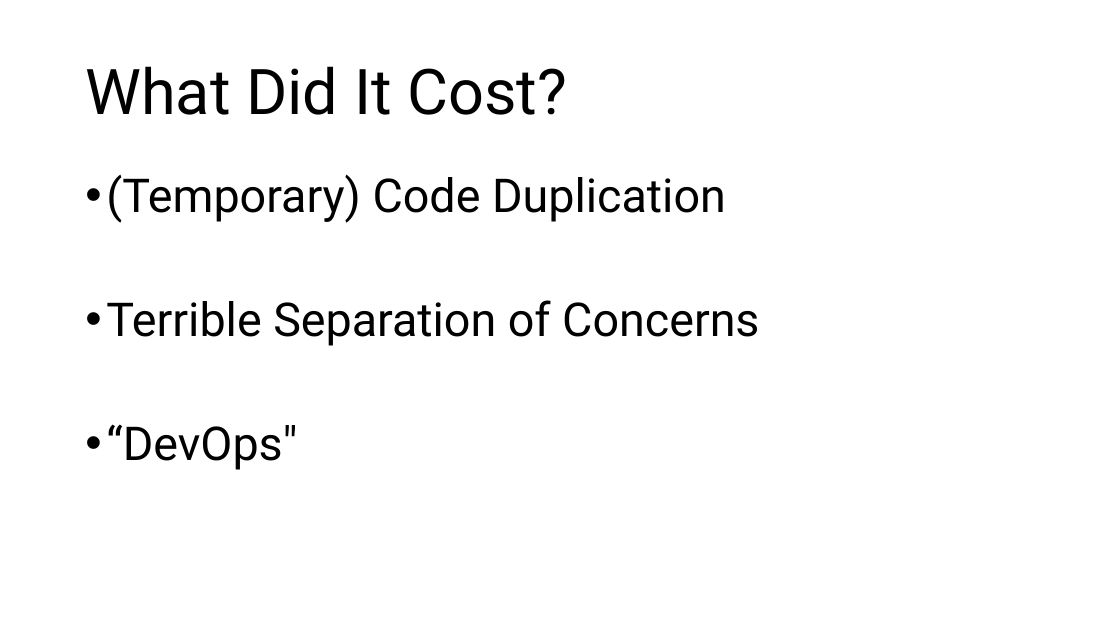
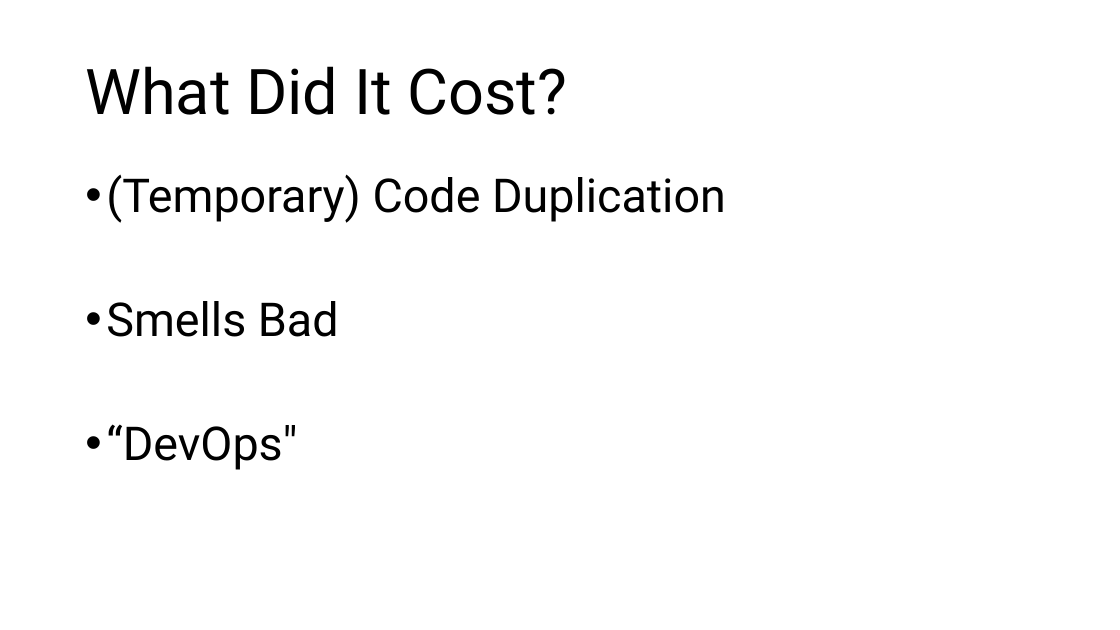
Before and after one commit to yotammanor/bluegreenbooks, a slide deck: slide 39 of PyWebIL - App Based Blue Green Migrations With Django.pptx. Drawn at 1120x630 pixels with LibreOffice and Linux fonts; fonts in the diff are those of the drawing. Boxes give left, top, right and bottom in pixels: in the first picture for what was removed or moved away, otherwise in the second. Text is boxed around its words. In the diff, an @@ line names an element or a change of style, - is before the commit and + after.

Commit message:
update slides

```diff
--- a/PyWebIL - App Based Blue Green Migrations With Django.pptx
+++ b/PyWebIL - App Based Blue Green Migrations With Django.pptx
@@ text at (x1=106, y1=301, x2=339, y2=337): text changed @@
-• Terrible Separation of Concerns
+• Smells Bad
```
Also in this commit, not shown: 1 slide added.
